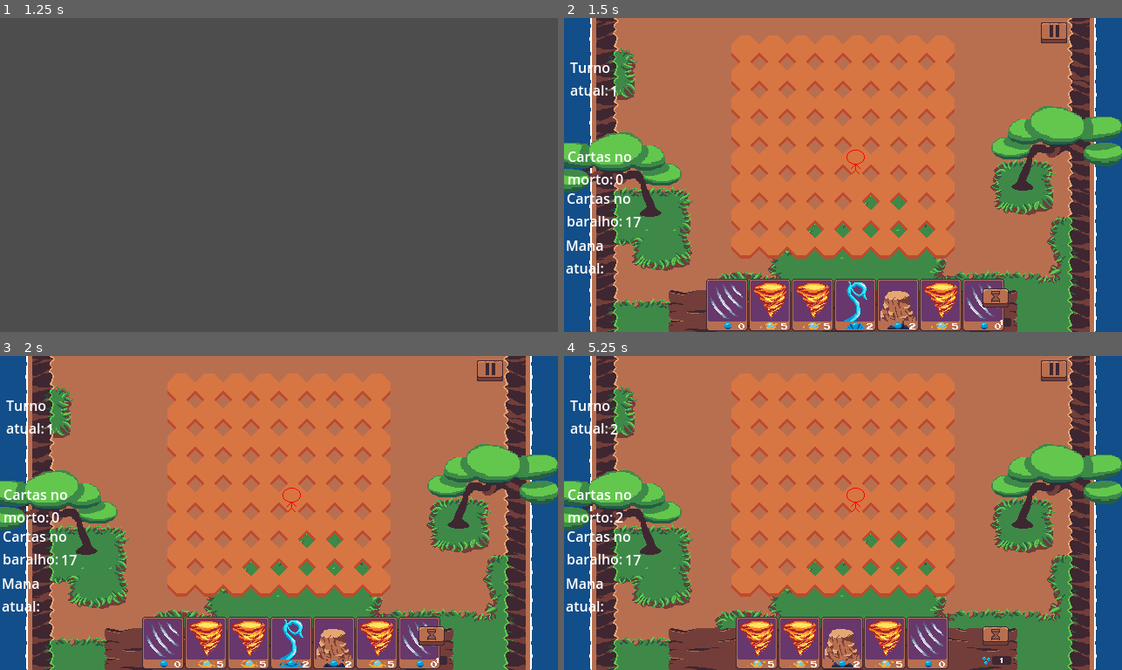
Above: before the commit, frames 1-4 (two rows, left to right).
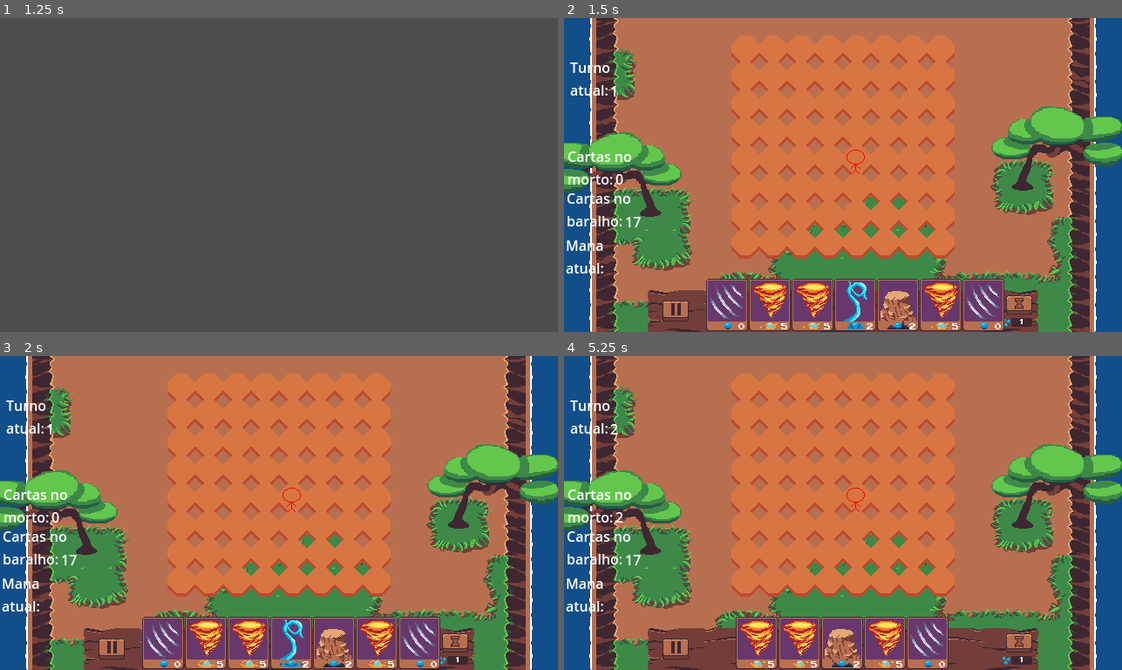
Above: after the commit, the same moments.

Repository: gdp-ufrj/alikia
Game: Godot game, scene res://Scenes/menu.tscn
Two runs of this game, one before a commit and one after it. Both use one fixed random seed, a clock stepped at 60 frames per second and the inputs below. The engine's default icon, where the game draws it, is replaced by a stand-in: a white triangle on a blue panel in a dark square.
Inputs (mouse positions are in pixels of both pictures, inside the frame that each line leads up to; where the layout moved, square brackets give the same spot in the first picture):
- Up to frame 1 (1.25 s): click "Começar" at 0.5 s
- Up to frame 2 (1.5 s): tap Enter at 1.25 s; move the mouse to (965, 159) at 1.27 s; press the mouse at (965, 159) at 1.28 s
- Up to frame 3 (2 s): no input
- Up to frame 4 (5.25 s): release the mouse at (965, 497) at 2 s; click (1021, 641) [993, 635] at 2 s; click "0" at 2.75 s; click "5" at 3.5 s; click "5" at 4.25 s; click "2" at 5 s

Frame 1 is identical in both runs. In frame 2, 1.9% of the frame differs, in the area x 15-91%, y 1-100%; in frame 3, 1.9%; in frame 4, 2.2%.

Commit message:
feat: add ui final fase

Diff:
--- a/Scenes/battle.tscn
+++ b/Scenes/battle.tscn
@@ -5,7 +5,6 @@
 [ext_resource type="Texture2D" uid="uid://mc458hleltqc" path="res://Assets/OverlayTile.png" id="2_5l8xe"]
 [ext_resource type="PackedScene" uid="uid://x3kx1qwj8efj" path="res://Scenes/Player.tscn" id="2_c5tmv"]
 [ext_resource type="Texture2D" uid="uid://cp7cue2ma2tp6" path="res://Assets/icon.svg" id="3_ku65w"]
-[ext_resource type="Texture2D" uid="uid://be6ngmaidpk7g" path="res://Assets/Tileset/BaseCartas.png" id="4_cbtsu"]
 [ext_resource type="Texture2D" uid="uid://tah0yfmn1oes" path="res://Assets/Tileset/Tileset-Sheet.png" id="5_a01gv"]
 [ext_resource type="Script" path="res://Scripts/Battle/grid.gd" id="5_apr0j"]
 [ext_resource type="Texture2D" uid="uid://b7cblqxowkig6" path="res://Assets/Tileset/TilesArena.png" id="6_ixng2"]
@@ -14,6 +13,7 @@
 [ext_resource type="Texture2D" uid="uid://c4ixni36tulum" path="res://Assets/Tileset/TilesetRio.png" id="9_r8t33"]
 [ext_resource type="Texture2D" uid="uid://6uf5xqj2y5b2" path="res://Assets/Tileset/ArvoreDir.png" id="12_ydpwp"]
 [ext_resource type="Texture2D" uid="uid://dggy1ea0648j" path="res://Assets/Tileset/ArvoreEsq.png" id="13_ba4ov"]
+[ext_resource type="Texture2D" uid="uid://bxjwa54ii5rpg" path="res://Assets/UI/BaseCartas.png" id="14_5xtg5"]
 
 [sub_resource type="TileSetAtlasSource" id="TileSetAtlasSource_ypkjx"]
 texture = ExtResource("1_u3tvo")
@@ -255,8 +255,8 @@
 position = Vector2(-261, 0)
 texture = ExtResource("13_ba4ov")
 
-[node name="BaseCartas" type="Sprite2D" parent="."]
-texture = ExtResource("4_cbtsu")
+[node name="BaseCartas2" type="Sprite2D" parent="."]
+texture = ExtResource("14_5xtg5")
 
 [connection signal="allow_player_move" from="." to="Player" method="_on_battle_allow_player_move"]
 [connection signal="move_enemies" from="." to="Enemies" method="_on_battle_move_enemies"]
--- a/Scenes/deck_system.tscn
+++ b/Scenes/deck_system.tscn
@@ -130,10 +130,10 @@
 z_index = 1
 layout_mode = 1
 anchors_preset = -1
-anchor_left = 0.664
-anchor_top = 0.138944
-anchor_right = 0.676
-anchor_bottom = 0.270722
+anchor_left = 0.683983
+anchor_top = 0.132
+anchor_right = 0.695983
+anchor_bottom = 0.263778
 offset_left = -0.264038
 offset_top = -0.00799942
 offset_right = 3.92395
--- a/Scenes/main_game.tscn
+++ b/Scenes/main_game.tscn
@@ -5,8 +5,8 @@
 [ext_resource type="PackedScene" uid="uid://b6wjwe3k5uxst" path="res://Scenes/deck_system.tscn" id="2_5g71h"]
 [ext_resource type="AudioStream" uid="uid://0v05n0q5w0c" path="res://Áudio/Aliki - Música da Fase - Versão Final.mp3" id="3_vcbyy"]
 [ext_resource type="PackedScene" uid="uid://bsv8p07wfxpi" path="res://Scenes/turn_manager.tscn" id="4_ticpk"]
-[ext_resource type="PackedScene" uid="uid://csktyfvwiepng" path="res://Scenes/pause_menu.tscn" id="6_e0tgr"]
-[ext_resource type="Texture2D" uid="uid://cpy08tfnuo5tk" path="res://Assets/UI/BotaoPause4.png" id="7_1vp4i"]
+[ext_resource type="PackedScene" uid="uid://d10lsfltevodr" path="res://Scenes/pause_menu.tscn" id="6_e0tgr"]
+[ext_resource type="Texture2D" uid="uid://w68u13ytocli" path="res://Assets/UI/BotaoPauseApertado..png" id="7_e4cyf"]
 [ext_resource type="Texture2D" uid="uid://bl4w1yxj8lck6" path="res://Assets/UI/BotaoPausaNaoApertado.png" id="8_7fonb"]
 
 [node name="MainGame" type="Node2D"]
@@ -31,12 +31,17 @@
 position = Vector2(-13, 3)
 
 [node name="PauseButtom" type="TextureButton" parent="."]
-offset_left = 227.0
-offset_top = -175.0
-offset_right = 259.0
-offset_bottom = -151.0
+anchors_preset = 15
+anchor_right = 1.0
+anchor_bottom = 1.0
+offset_left = -207.0
+offset_top = 144.0
+offset_right = -177.0
+offset_bottom = 168.0
+grow_horizontal = 2
+grow_vertical = 2
 texture_normal = ExtResource("8_7fonb")
-texture_pressed = ExtResource("7_1vp4i")
+texture_pressed = ExtResource("7_e4cyf")
 
 [node name="pause_menu" parent="." instance=ExtResource("6_e0tgr")]
 offset_left = -328.0
--- a/Scenes/pause_menu.tscn
+++ b/Scenes/pause_menu.tscn
@@ -39,17 +39,14 @@
 layout_mode = 2
 texture_normal = ExtResource("1_bgpfv")
 texture_pressed = ExtResource("2_ujq8g")
-texture_hover = ExtResource("2_ujq8g")
-texture_disabled = ExtResource("2_ujq8g")
-texture_focused = ExtResource("2_ujq8g")
+texture_hover = ExtResource("1_bgpfv")
 stretch_mode = 0
 
 [node name="quit" type="TextureButton" parent="MarginContainer/VBoxContainer"]
 layout_mode = 2
 texture_normal = ExtResource("3_5t843")
 texture_pressed = ExtResource("4_m0e4w")
-texture_hover = ExtResource("4_m0e4w")
-texture_focused = ExtResource("4_m0e4w")
+texture_hover = ExtResource("3_5t843")
 
 [connection signal="pressed" from="MarginContainer/VBoxContainer/continue" to="." method="_on_continue_pressed"]
 [connection signal="pressed" from="MarginContainer/VBoxContainer/quit" to="." method="_on_quit_pressed"]
--- a/Scenes/turn_manager.tscn
+++ b/Scenes/turn_manager.tscn
@@ -1,18 +1,9 @@
-[gd_scene load_steps=8 format=3 uid="uid://bsv8p07wfxpi"]
+[gd_scene load_steps=5 format=3 uid="uid://bsv8p07wfxpi"]
 
 [ext_resource type="Script" path="res://Scripts/Turn/turn_manager.gd" id="1_n7uk5"]
 [ext_resource type="AudioStream" uid="uid://mlh3x4fyl5h8" path="res://Áudio/UI_turn_passed.mp3" id="2_opb0v"]
 [ext_resource type="Texture2D" uid="uid://dop00ttffq0de" path="res://Assets/UI/BotãoPularTurno1.png" id="3_yekju"]
 [ext_resource type="Texture2D" uid="uid://dv23vrfkkp62x" path="res://Assets/UI/BotaoTurno.png" id="4_wj28y"]
-
-[sub_resource type="StyleBoxTexture" id="StyleBoxTexture_siyfe"]
-texture = ExtResource("3_yekju")
-
-[sub_resource type="StyleBoxTexture" id="StyleBoxTexture_ryeit"]
-texture = ExtResource("3_yekju")
-
-[sub_resource type="StyleBoxTexture" id="StyleBoxTexture_d2760"]
-texture = ExtResource("4_wj28y")
 
 [node name="TurnManager" type="Node2D" node_paths=PackedStringArray("turn_label_count")]
 script = ExtResource("1_n7uk5")
@@ -29,21 +20,21 @@
 offset_right = 40.0
 offset_bottom = 40.0
 
-[node name="TurnButton" type="Button" parent="TurnUI"]
+[node name="TurnButton" type="TextureButton" parent="TurnUI"]
 layout_mode = 1
 anchors_preset = 15
 anchor_right = 1.0
 anchor_bottom = 1.0
-offset_left = 173.0
-offset_top = 127.0
-offset_right = 163.0
-offset_bottom = 117.0
+offset_left = 200.0
+offset_top = 135.0
+offset_right = 190.0
+offset_bottom = 125.0
 grow_horizontal = 2
 grow_vertical = 2
 scale = Vector2(1, 0.746122)
-theme_override_styles/normal = SubResource("StyleBoxTexture_siyfe")
-theme_override_styles/hover = SubResource("StyleBoxTexture_ryeit")
-theme_override_styles/pressed = SubResource("StyleBoxTexture_d2760")
+texture_normal = ExtResource("3_yekju")
+texture_pressed = ExtResource("4_wj28y")
+stretch_mode = 0
 
 [node name="TurnLabel" type="Label" parent="TurnUI"]
 layout_mode = 1
Binary file added: Assets/UI/BaseCartas.png
Not shown, added: Assets/UI/BaseCartas.png.import
Binary file added: Assets/UI/BotaoPauseApertado..png
Not shown, added: Assets/UI/BotaoPauseApertado..png.import
Renamed: Assets/UI/BotaoPause4.png -> Assets/UI/BotaoPauseApertado.png
Not shown, changed: Assets/UI/BotaoPauseApertado.png.import
Not shown: 1 places in Scenes/deck_system.tscn that only renumber resources
Not shown: 1 places in Scenes/pause_menu.tscn that only renumber resources
